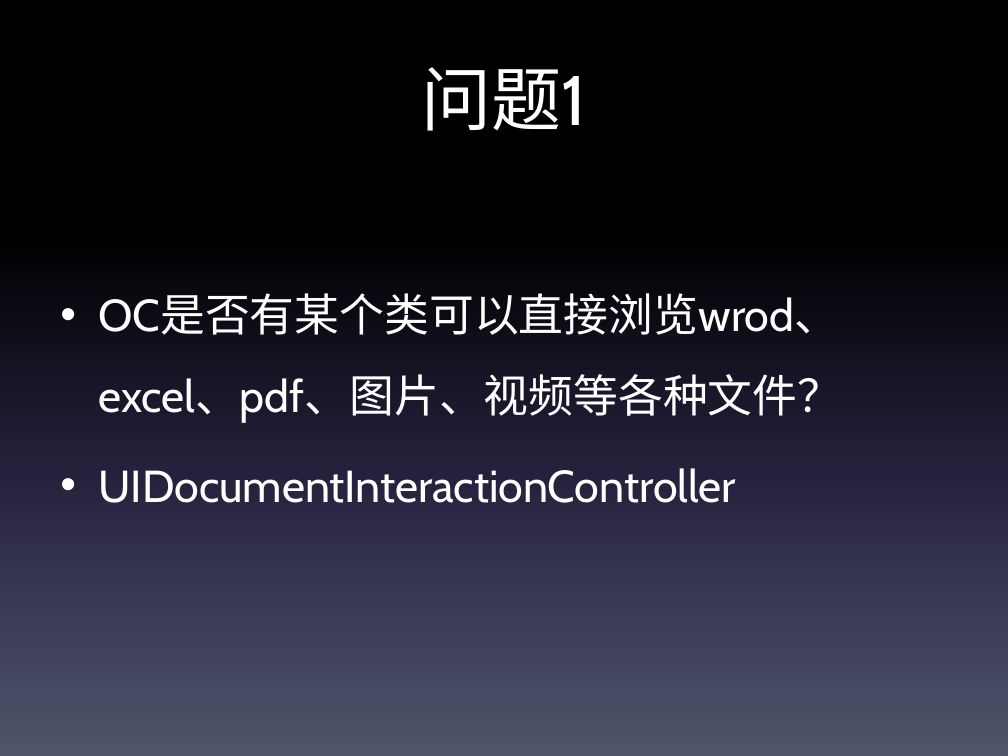
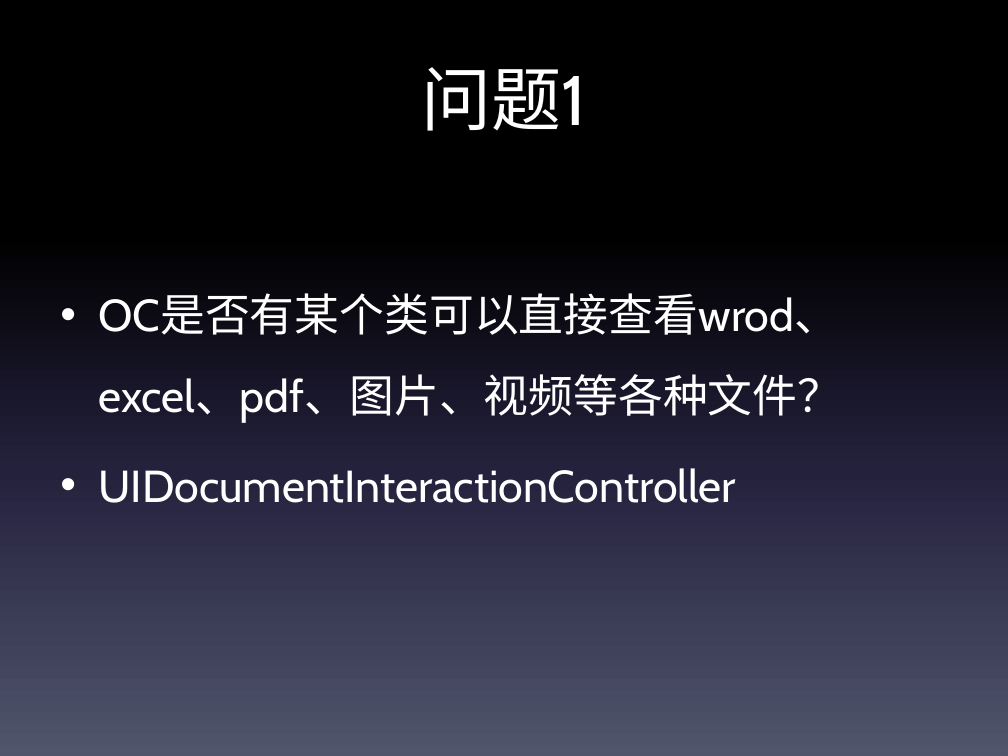
Before and after one commit to 394771176/AppShareFile, a slide deck: slide 2 of ppt/演示文稿1.pptx. Drawn at 1008x756 pixels with LibreOffice and Linux fonts; fonts in the diff are those of the drawing. Boxes give left, top, right and bottom in pixels: in the first picture for what was removed or moved away, otherwise in the second. Text is boxed around its words. In the diff, an @@ line names an element or a change of style, - is before the commit and + after.

```diff
--- a/ppt/演示文稿1.pptx
+++ b/ppt/演示文稿1.pptx
@@ text at bbox=[98, 294, 842, 422]: text changed @@
-• OC是否有某个类可以直接浏览wrod、excel、pdf、图片、视频等各种文件？
+• OC是否有某个类可以直接查看wrod、excel、pdf、图片、视频等各种文件？
```
Also in this commit, not shown: 1 slide added, 1 slide removed, 12 other files.
